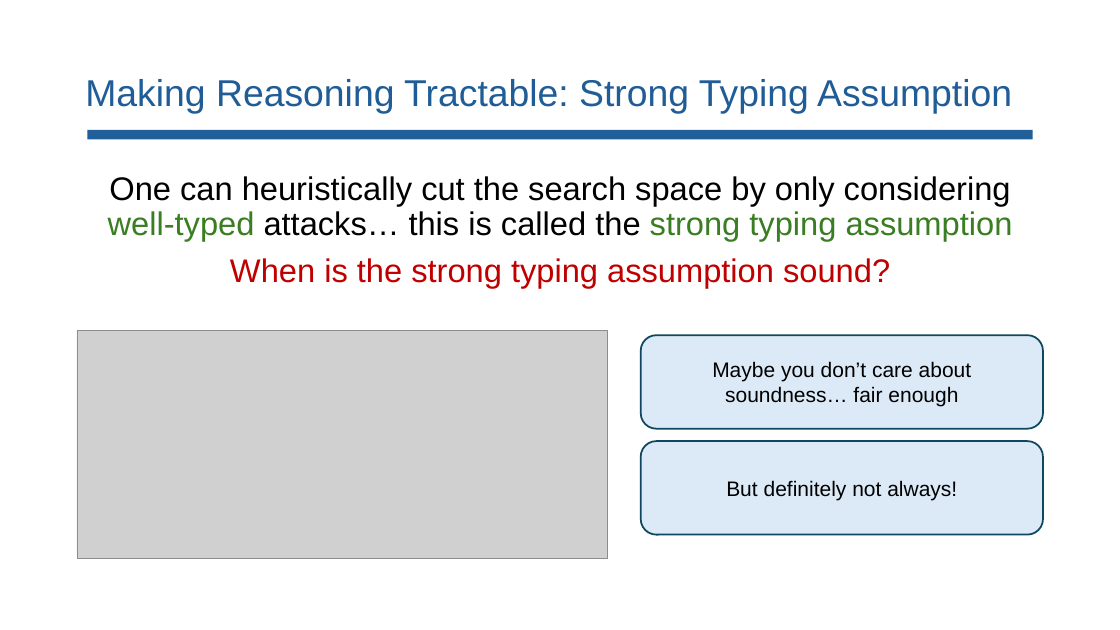
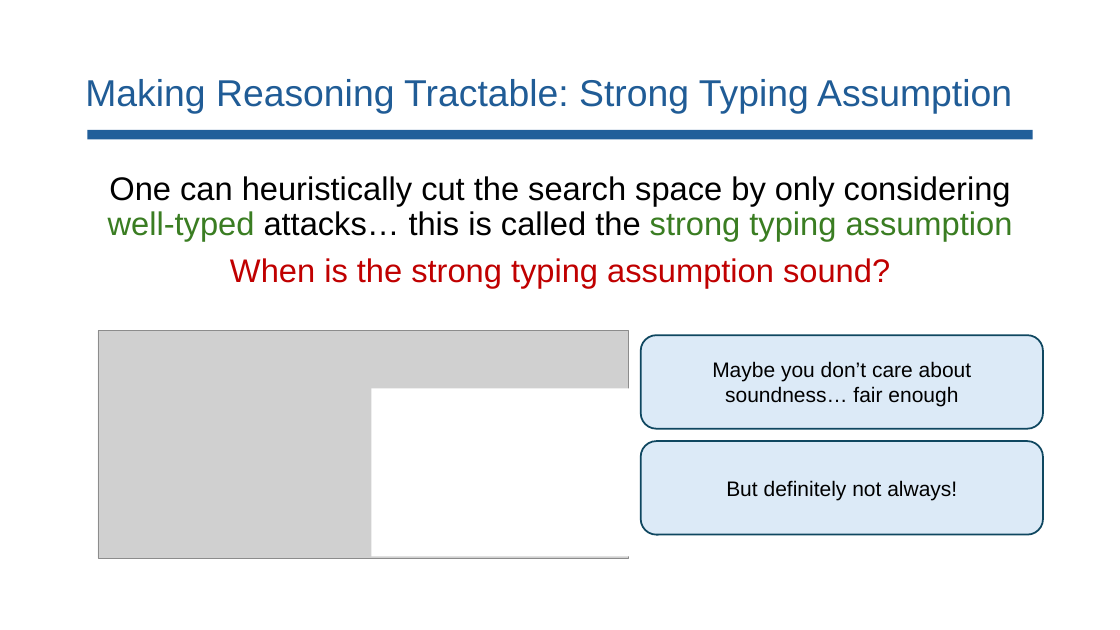
Before and after one commit to lorchrob/comp_slides, a slide deck: slide 89 of comp.pptx (slide 88 before the commit). Drawn at 1120x630 pixels with LibreOffice and Linux fonts; fonts in the diff are those of the drawing; grey boxes stand for pictures. Boxes give left, top, right and bottom in pixels: in the first picture for what was removed or moved away, otherwise in the second. Text is boxed around its words. In the diff, an @@ line names an element or a change of style, - is before the commit and + after.

```diff
--- a/comp.pptx
+++ b/comp.pptx
@@ picture: place and size @@
-picture at [77,331,607,559]
+picture at [98,331,628,559]
@@ rectangle added at [371,388,629,556], fill #FFFFFF @@
```
Also in this commit, not shown: 20 other slides changed, 1 slide added.
